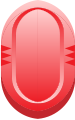
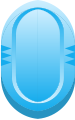
Layer changes from the first w=75, h=120 image to the second:
renamed "Objeto inteligente vectorial" to "Objeto inteligente vectorial1", painted on it over [left=0, top=0, right=75, bottom=119]
